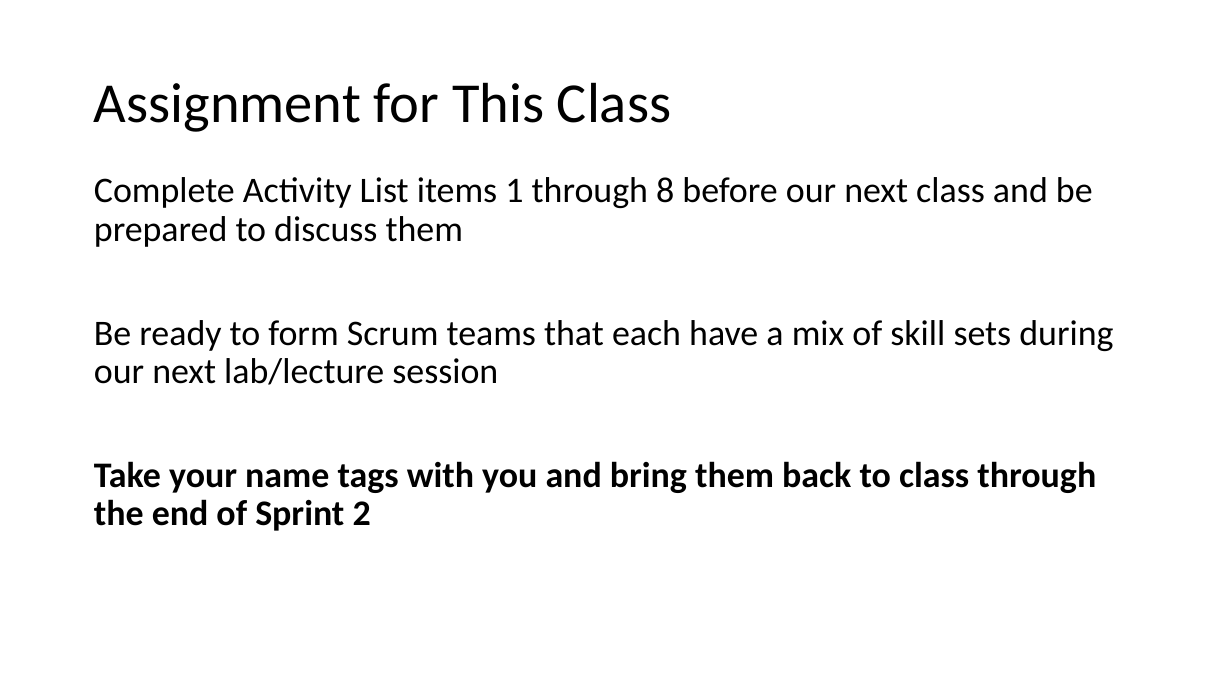
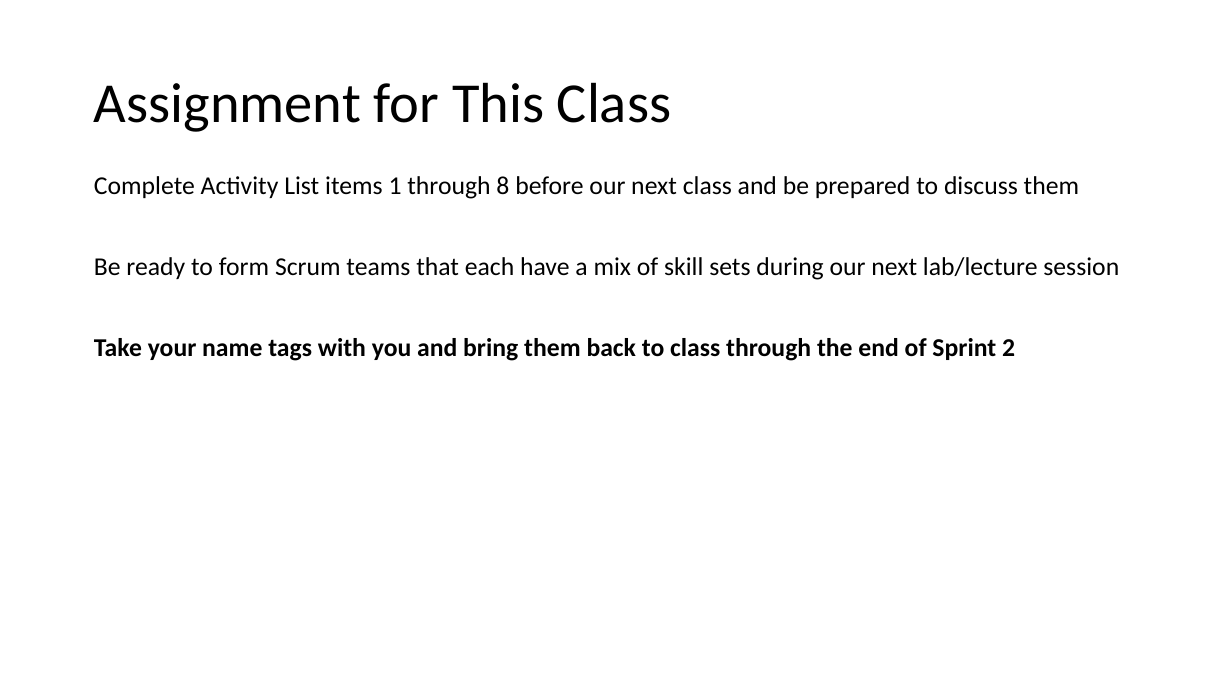
Before and after one commit to EricJPogue/CPSC-24500, a slide deck: slide 2 of lecture-slides/2019-08-28.pptx. Drawn at 1232x693 pixels with LibreOffice and Linux fonts; fonts in the diff are those of the drawing. Boxes give left, top, right and bottom in pixels: in the first picture for what was removed or moved away, otherwise in the second. Text is boxed around its words. In the diff, an @@ line names an element or a change of style, - is before the commit and + after.

Commit message:
Update file.

```diff
--- a/lecture-slides/2019-08-28.pptx
+++ b/lecture-slides/2019-08-28.pptx
@@ text "Complete Activity List items 1 ..." at (x1=94, y1=176, x2=1119, y2=361): size 28 to 20 pt @@
```
